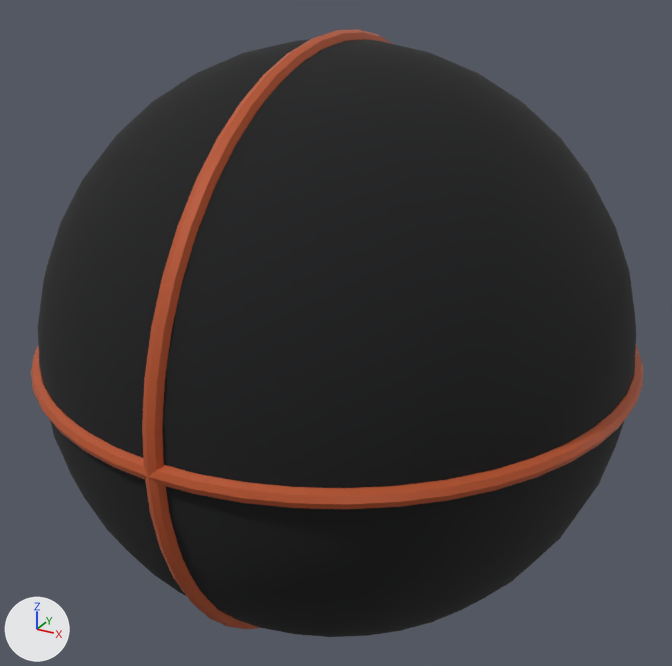
The glTF model exercise-motion/models/machines/prop-medicine-ball.glb, before and after one commit.
Both versions are drawn from a camera (50 mm lens) standing at (0.201, -0.367, 0.186) and looking at (-0.001, 0.0, 0.002). The lights are fixed; the arrows at lower left show +X, +Y and +Z. The picture after the commit comes second. Where no turn or scale is listed for an object, it has been applied to the vertices.

Objects in the first picture: 'frame.accent', 'frame.rubber'.
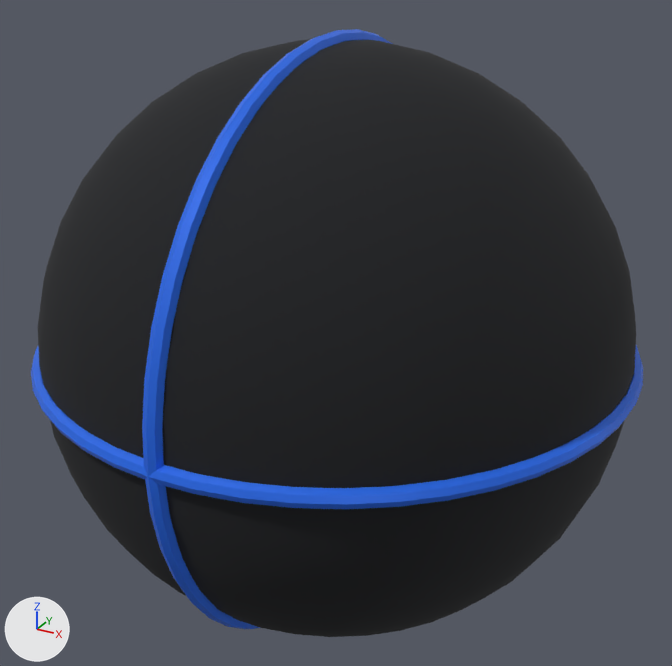
Boxes [x1, y1, x2, y2] around the edits, measured in the pictures (672 x 666 px):
'frame.accent', recoloured
    both: [31, 29, 643, 629]

What changed in the scene script:
```text
Change mat_mat_accent:
    mat_mat_accent.base_color: (0.527, 0.0976, 0.0284) -> (0.0203, 0.156, 0.88)  # orange #c0582f -> blue #276ef1
```
